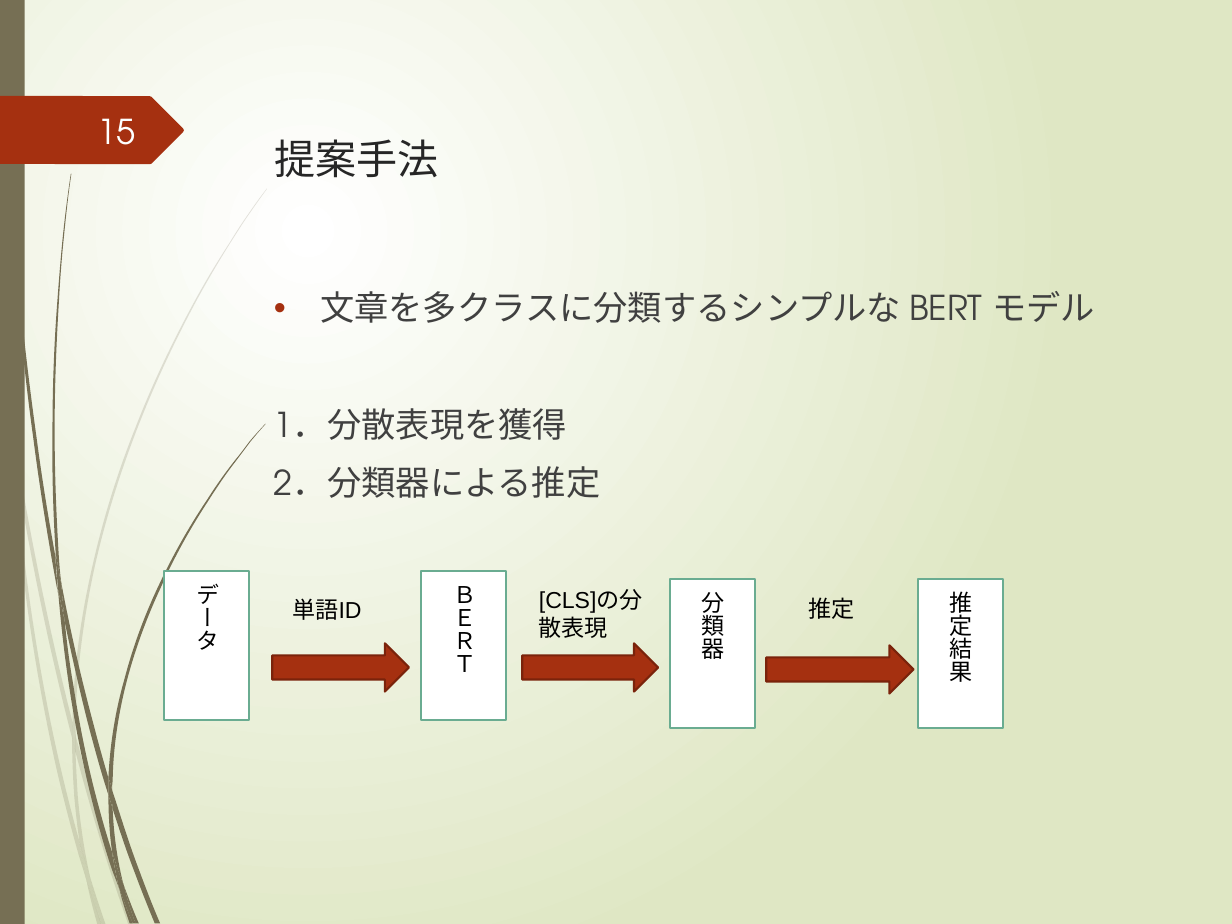
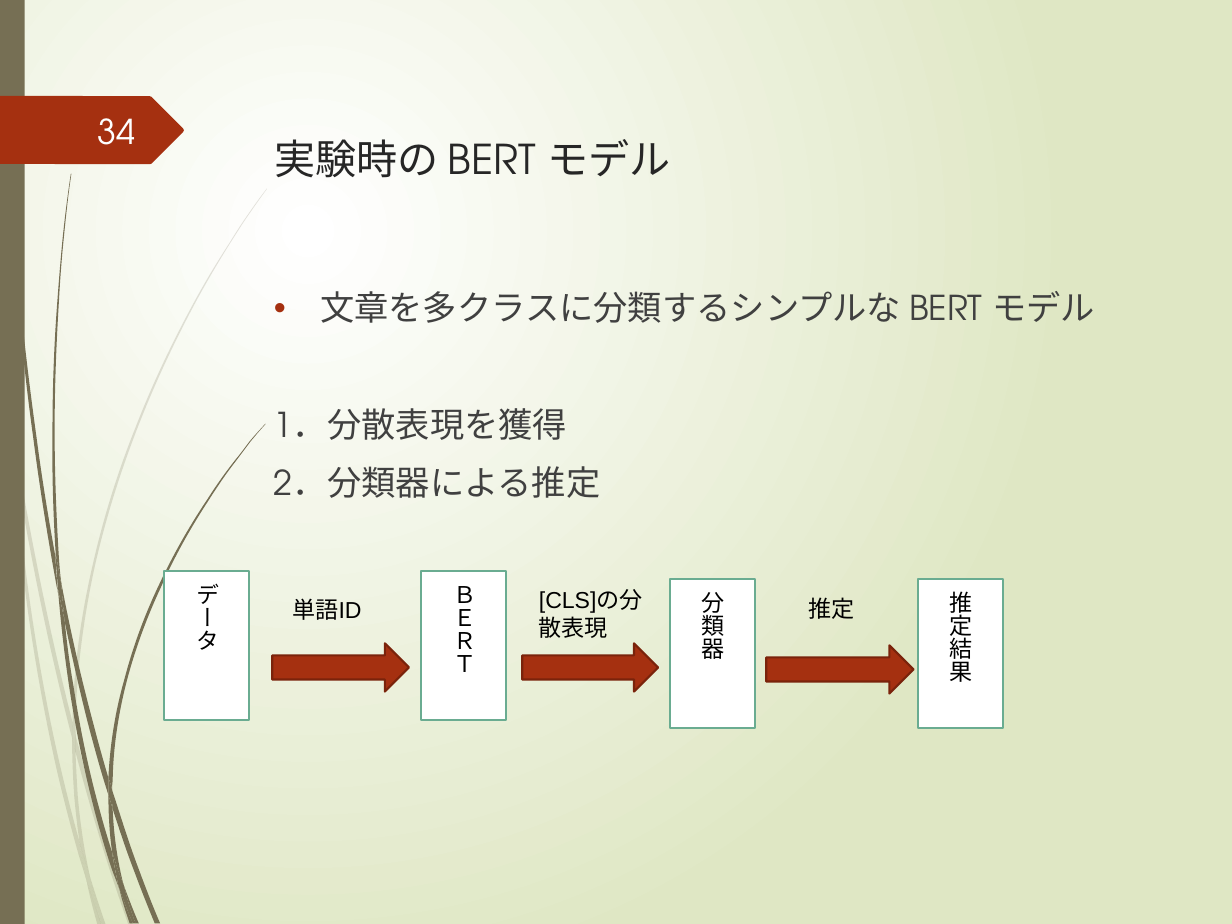
Before and after one commit to yuuki-kusumoto/kusumoto, a slide deck: slide 34 of 2021_prsn_2nd/後期研究発表会.pptx (slide 15 before the commit). Drawn at 1232x924 pixels with LibreOffice and Linux fonts; fonts in the diff are those of the drawing. Boxes give left, top, right and bottom in pixels: in the first picture for what was removed or moved away, otherwise in the second. Text is boxed around its words. In the diff, an @@ line names an element or a change of style, - is before the commit and + after.

```diff
--- a/2021_prsn_2nd/後期研究発表会.pptx
+++ b/2021_prsn_2nd/後期研究発表会.pptx
@@ page number at (97,118,135,145): text changed @@
-15
+34
@@ title at (274,139,670,178): text changed @@
-提案手法
+実験時の BERT モデル
```
Also in this commit, not shown: 22 other slides changed, 13 slides added, 1 slide removed.
